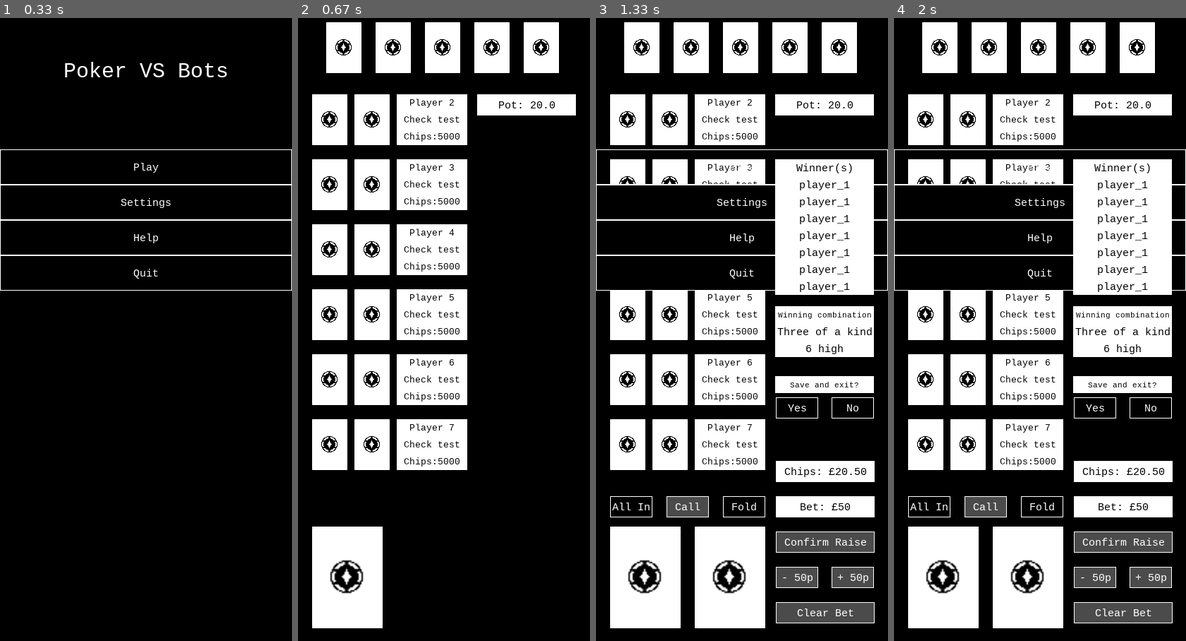
Above: before the commit, frames 1-4 (left to right).
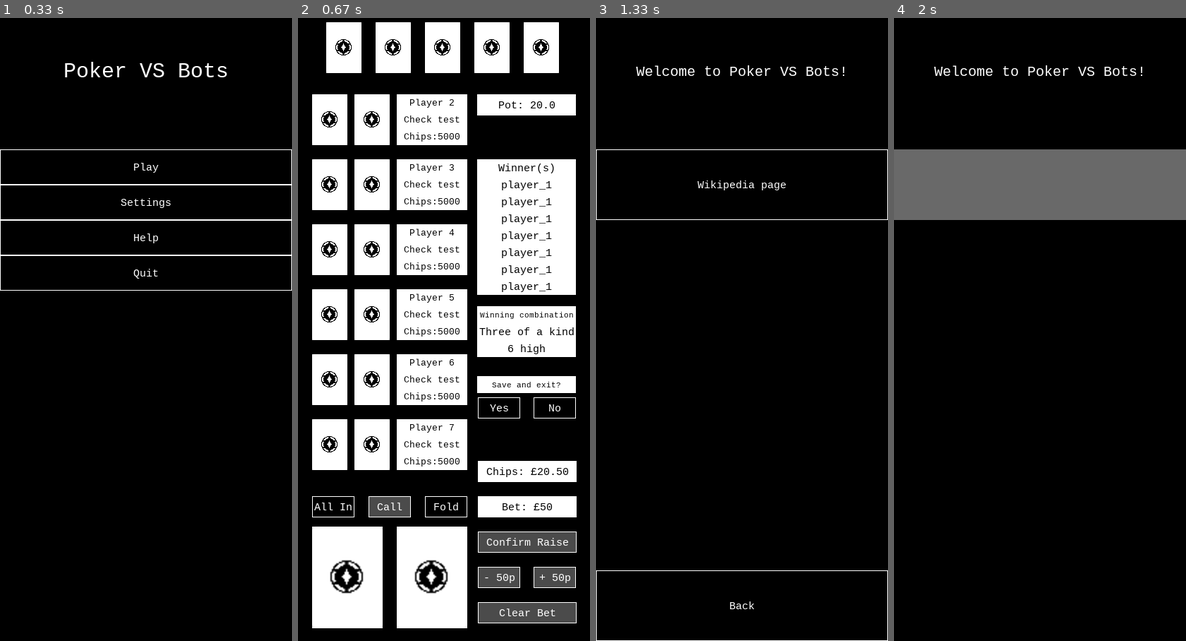
Above: after the commit, the same moments.

Repository: jmsyuen/nea
Game: pygame game, started from pygametest.py
The game is run twice, just before and just after one commit, with the same random seed, the same clock (stepped at 60 frames per second) and the same inputs.
Inputs (mouse positions are in pixels of both pictures, inside the frame that each line leads up to):
- Up to frame 1 (0.33 s): no input
- Up to frame 2 (0.67 s): click "Play" at 0.38 s
- Up to frame 3 (1.33 s): click "Yes" at 0.72 s; click (651, 229) at 1.05 s
- Up to frame 4 (2 s): click (1040, 186) at 1.38 s, where only the run after the commit has a clickable "Wikipedia page"

Frame 1 is identical in both runs. In frame 2, 21% of the frame differs, in the area x 4-96%, y 22-98%; in frame 3, 48%; in frame 4, 54%, in the area x 0-100%, y 0-98%.

Commit message:
Refactor code to use class methods instead of functions. (generated by blackbox.ai )  fixed in game  traversal

Diff:
--- a/pygametest.py
+++ b/pygametest.py
@@ -109,6 +109,9 @@
     self.screen.blit(text_surface, text_rect)
 
 
+  def ClearScreen(self):
+    self.screen.fill(self.BLACK)  #background
+    pygame.display.flip()
 
 
   def blank(self):  #dummy for greyed out button
@@ -119,8 +122,16 @@
     return self.menu
 
 
-  def GoBack(self):
-    self.menu = "main menu"
+  def ChangeMenu(self, menu):
+    self.menu = menu
+
+
+  def MainMenu(self):
+    self.ChangeMenu("main menu")
+
+
+  def StartGame(self):
+    self.ChangeMenu("game")
 
 
   def open_wikipedia(self):
@@ -136,29 +147,29 @@
 
   #display menu functions
   def main_menu(self):
-    self.screen.fill(self.BLACK)
+    self.ClearScreen()
     self.draw_text_box("Poker VS Bots", self.WHITE, self.BLACK, 30, 0, 40, 414, 100)
-    self.draw_button("Play", self.BLACK, 0, 200, 414, 50, self.draw_game)
     self.draw_button("Settings", self.BLACK, 0, 250, 414, 50, self.settings)
     self.draw_button("Help", self.BLACK, 0, 300, 414, 50, self.help)
     self.draw_button("Quit", self.BLACK, 0, 350, 414, 50, self.quit)
+    self.draw_button("Play", self.BLACK, 0, 200, 414, 50, self.StartGame)
     pygame.display.flip()
 
 
 
   def help(self):
     self.menu = "help"
-    self.screen.fill(self.BLACK)
+    self.ClearScreen()
     self.draw_text_box("Welcome to Poker VS Bots!", self.WHITE, self.BLACK, 20, 0, 40, 414, 100)
     self.draw_button("Wikipedia page", self.BLACK, 0, 200, 414, 100, self.open_wikipedia)
-    self.draw_button("Back", self.BLACK, 0, self.HEIGHT - 100, 414, 100, self.GoBack)
+    self.draw_button("Back", self.BLACK, 0, self.HEIGHT - 100, 414, 100, self.MainMenu)
     pygame.display.flip()
 
 
   def settings(self):
     self.menu = "settings"
-    self.screen.fill(self.BLACK)
-    self.draw_button("Back", self.BLACK, 0, self.HEIGHT - 100, 414, 100, self.GoBack)
+    self.ClearScreen()
+    self.draw_button("Back", self.BLACK, 0, self.HEIGHT - 100, 414, 100, self.MainMenu)
     pygame.display.flip()
 
 
@@ -207,22 +218,19 @@
 
   def draw_game(self):
     #first time draw
-    if self.menu != "game_lock":
-      self.menu = "game_lock"
-      self.screen.fill(self.BLACK)  #background
-      pygame.display.flip()
-
-      #5 small cards at top
-      for i in range(5):
-        self.draw_card("small", "back", self.locations["public"][i])
-
-      #list of players on left for right handed players on mobile
-      for player_id_value in range(2, 8):  #range of other opponents #player in players ########change this range
-        player_id = f"player_{player_id_value}"
-        self.draw_card("small", "back", self.locations[player_id][0])
-        self.draw_card("small", "back", self.locations[player_id][1])
-
-        self.draw_player_info(player_id_value, "Check test", 5000) ###change to starting chips total_chips_left
+
+
+    #5 small cards at top
+    for i in range(5):
+      self.draw_card("small", "back", self.locations["public"][i])
+
+    #list of players on left for right handed players on mobile
+    for player_id_value in range(2, 8):  #range of other opponents #player in players ########change this range
+      player_id = f"player_{player_id_value}"
+      self.draw_card("small", "back", self.locations[player_id][0])
+      self.draw_card("small", "back", self.locations[player_id][1])
+
+      self.draw_player_info(player_id_value, "Check test", 5000) ###change to starting chips total_chips_left
 
 
     #pot
@@ -286,7 +294,7 @@
 
     #continue to next round or save
     self.draw_text_box("Save and exit?", self.BLACK, self.WHITE, 11, self.WIDTH - 160, self.HEIGHT - 375, 140, 24)
-    self.draw_button("Yes", self.BLACK, 15 + self.BIG_CARD_WIDTH*2 , self.HEIGHT - 345, 60, 30, self.blank)
+    self.draw_button("Yes", self.BLACK, 15 + self.BIG_CARD_WIDTH*2 , self.HEIGHT - 345, 60, 30, self.MainMenu)
     self.draw_button("No", self.BLACK, self.WIDTH - 80, self.HEIGHT - 345, 60, 30, self.blank)
 
 
@@ -302,55 +310,29 @@
 
 if __name__ == "__main__":
   pygame.init()
+  clock = pygame.time.Clock()
   while True:
     for event in pygame.event.get():
       if event.type == pygame.QUIT:
         ui.quit()
 
     menu = ui.GetMenu()
-    if menu == "main menu":
-      ui.main_menu()
-    elif menu == "settings":
-      ui.settings()
-    elif menu == "help":
-      ui.help()
-    elif menu == "game" or "game_lock":
+
+    if menu == "game_lock":
       ui.draw_game()
-
+    else:
+      if menu == "main menu":
+        ui.main_menu()
+      elif menu == "settings":
+        ui.settings()
+      elif menu == "help":
+        ui.help()
+      elif menu == "game":
+        ui.ChangeMenu("game_lock")
+        ui.ClearScreen()
+
+
+
+
+    clock.tick(30)
     #draw_game()
-
-
-###adapt with run function
-def handle_events(self, game):
-  for event in pygame.event.get():
-    if event.type == pygame.QUIT:
-      self.quit()
-    elif event.type == pygame.MOUSEBUTTONDOWN:
-      # Check if any button was clicked, e.g., play, settings, help
-      if self.is_button_clicked(event.pos, "Play"):
-        game.start_new_game()
-      elif self.is_button_clicked(event.pos, "Settings"):
-        self.menu = "settings"
-      elif self.is_button_clicked(event.pos, "Help"):
-        self.menu = "help"
-      elif self.is_button_clicked(event.pos, "Quit"):
-        self.quit()
-
-### adapt again
-def run(self):
-  pygame.init()
-  clock = pygame.time.Clock()
-
-  game = Game()
-
-  while True:
-    for event in pygame.event.get():
-      if event.type == pygame.QUIT:
-        self.quit()
-
-    self.handle_events(game)
-    game.update()
-    self.draw(game)
-
-    pygame.display.flip()
-    clock.tick(30)  # Adjust the frame rate as needed
